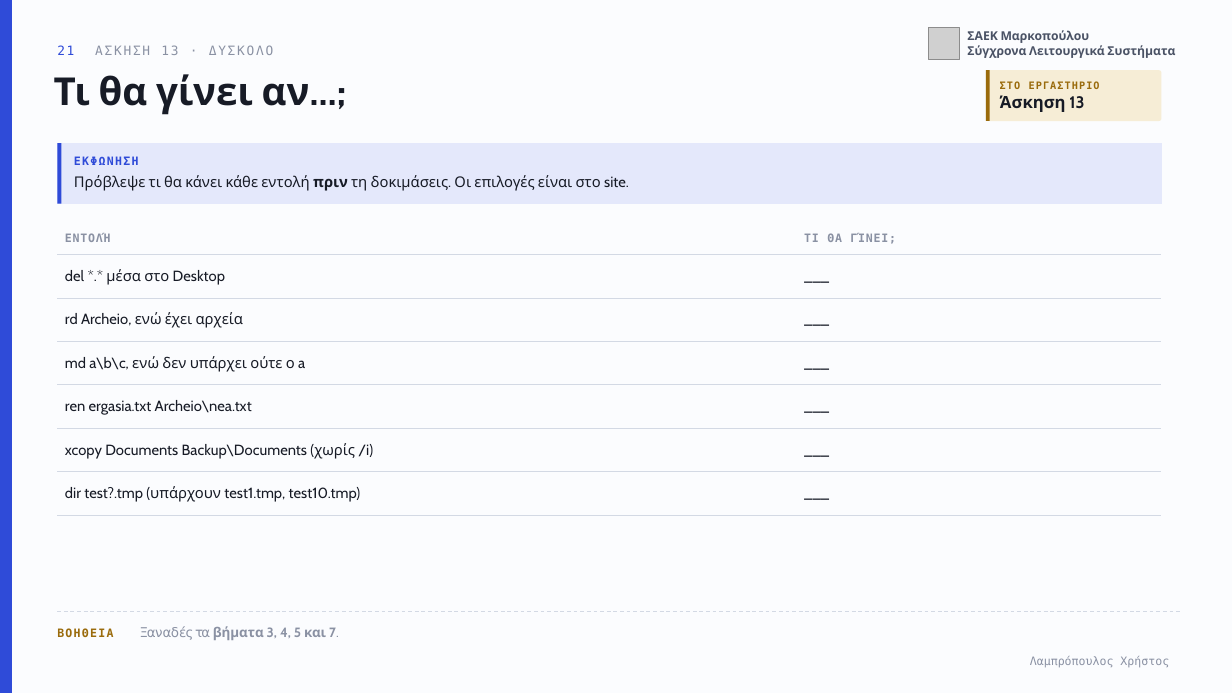
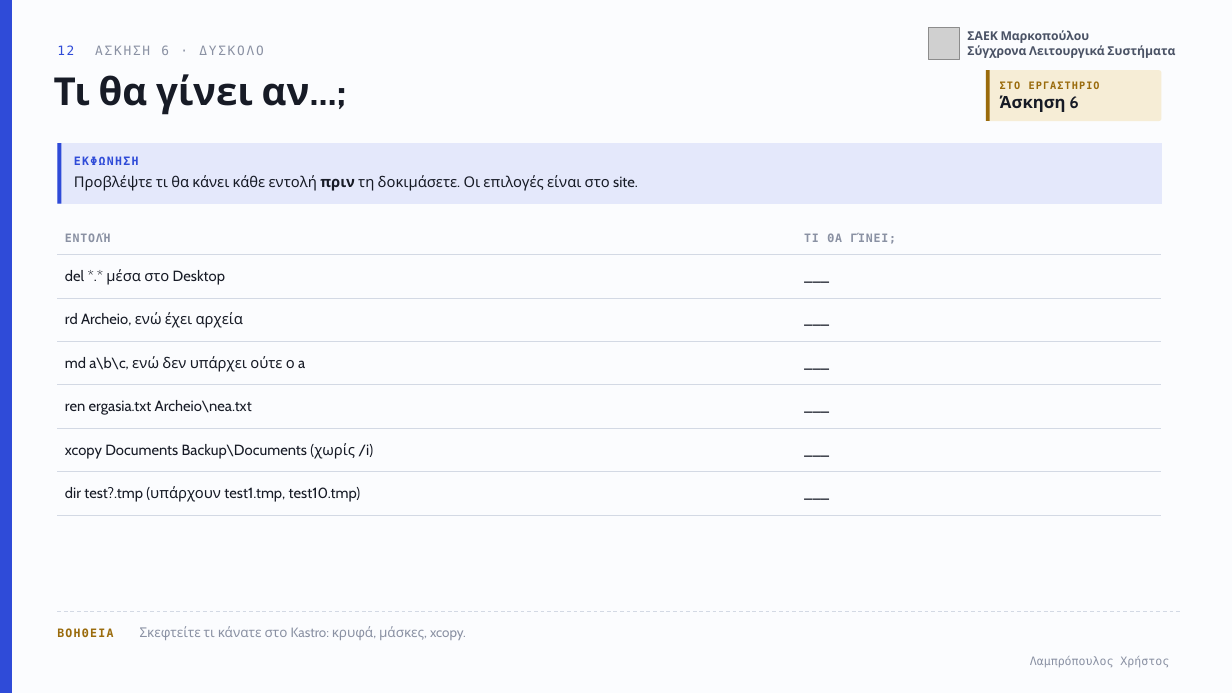
Before and after one commit to xristlamp/LAMPROPOULOS, a slide deck: slide 12 of files/markopoulo/sls-05-cmd.pptx (slide 21 before the commit). Drawn at 1232x693 pixels with LibreOffice and Linux fonts; fonts in the diff are those of the drawing; grey boxes stand for pictures. Boxes give left, top, right and bottom in pixels: in the first picture for what was removed or moved away, otherwise in the second. Text is boxed around its words. In the diff, an @@ line names an element or a change of style, - is before the commit and + after.

```diff
--- a/files/markopoulo/sls-05-cmd.pptx
+++ b/files/markopoulo/sls-05-cmd.pptx
@@ text at (57, 45, 264, 55): text changed @@
-21 ΑΣΚΗΣΗ 13 · ΔΥΣΚΟΛΟ
+12 ΑΣΚΗΣΗ 6 · ΔΥΣΚΟΛΟ
@@ text at (1000, 95, 1078, 112): text changed @@
-Άσκηση 13
+Άσκηση 6
@@ text at (74, 175, 638, 191): text changed @@
-Πρόβλεψε τι θα κάνει κάθε εντολή πριν τη δοκιμάσεις. Οι επιλογές είναι στο site.
+Προβλέψτε τι θα κάνει κάθε εντολή πριν τη δοκιμάσετε. Οι επιλογές είναι στο site.
@@ text at (57, 626, 466, 640): text changed; bold off @@
-ΒΟΗΘΕΙΑ Ξαναδές τα βήματα 3, 4, 5 και 7.
+ΒΟΗΘΕΙΑ Σκεφτείτε τι κάνατε στο Kastro: κρυφά, μάσκες, xcopy.
```
Also in this commit, not shown: 9 other slides changed, 7 slides added, 18 slides removed, 7 other files.
